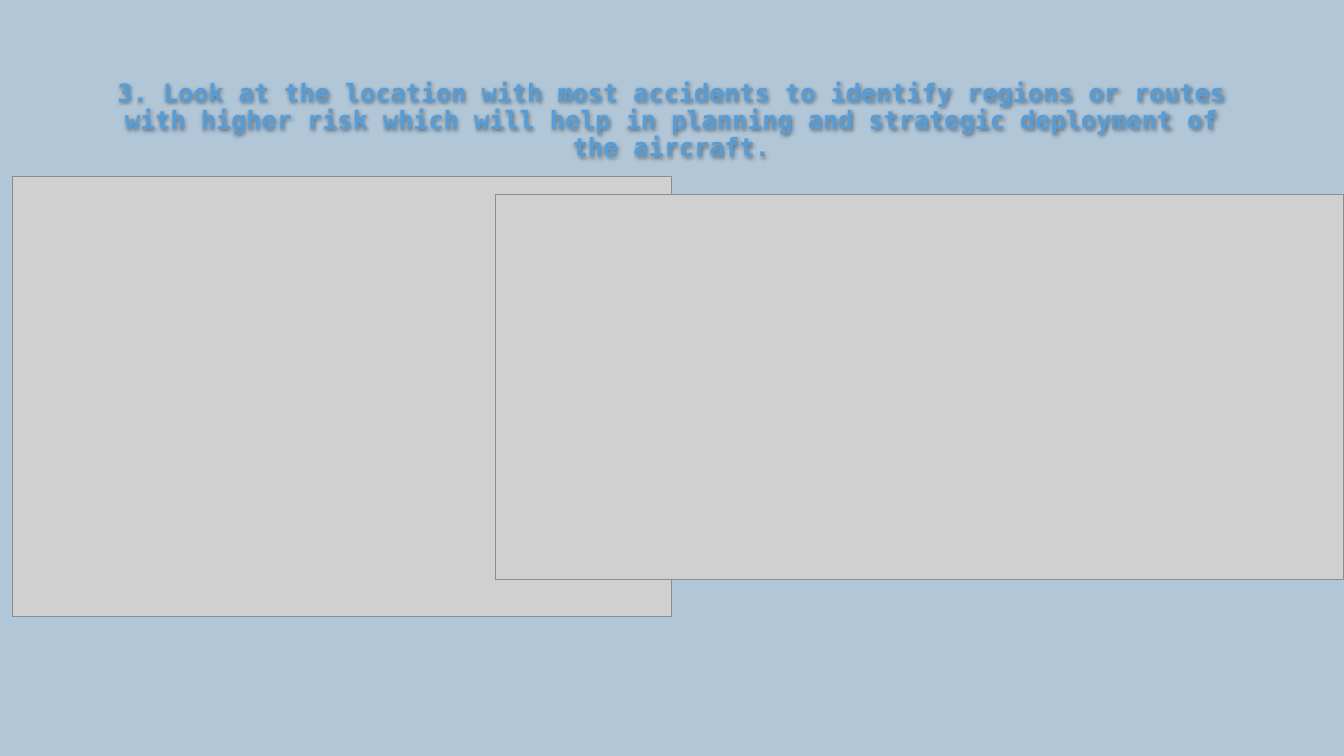
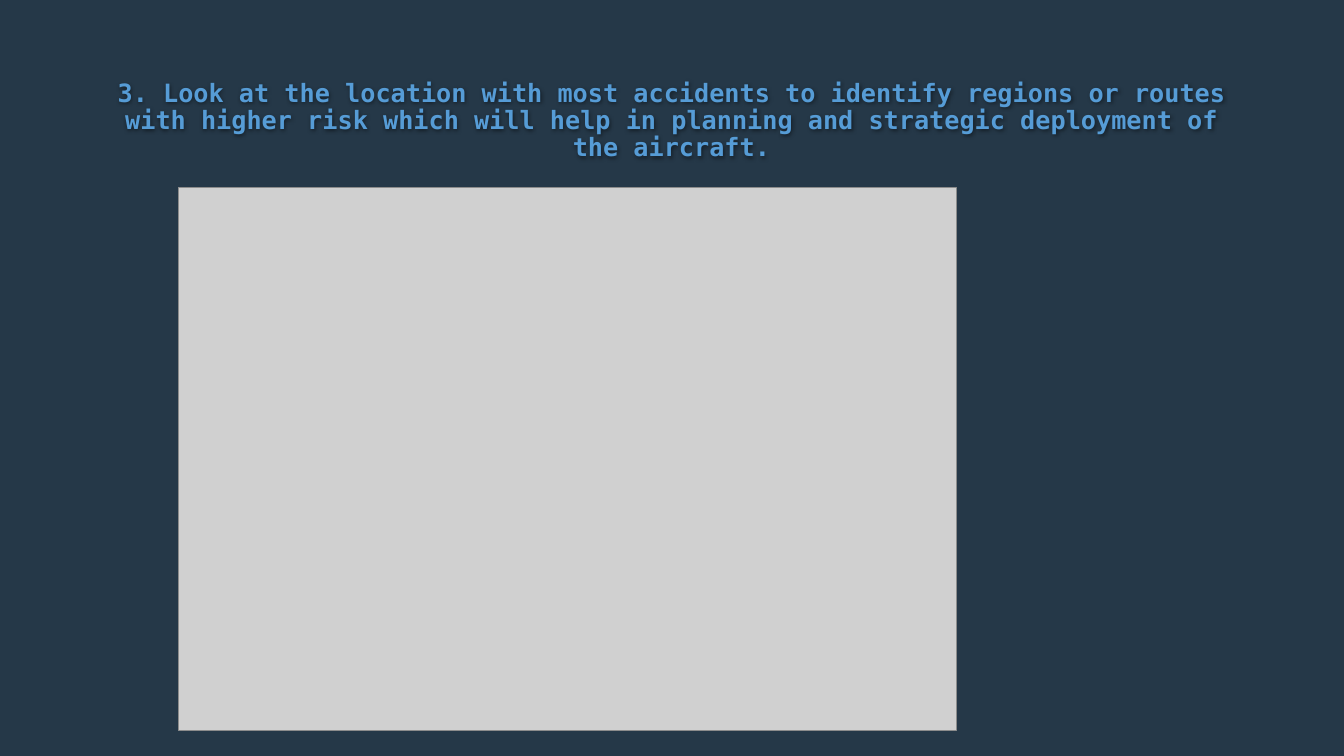
Before and after one commit to EdelLwoyelo/Phase-1-Project-Aircraft-Accident-Analysis, a slide deck: slide 7 of PHASE ONE PROJECT.pptx. Drawn at 1344x756 pixels with LibreOffice and Linux fonts; fonts in the diff are those of the drawing; grey boxes stand for pictures. Boxes give left, top, right and bottom in pixels: in the first picture for what was removed or moved away, otherwise in the second. Text is boxed around its words. In the diff, an @@ line names an element or a change of style, - is before the commit and + after.

```diff
--- a/PHASE ONE PROJECT.pptx
+++ b/PHASE ONE PROJECT.pptx
@@ background #B1C6D7 to #253848 @@
@@ picture: place and size @@
-picture at (13,176,673,617)
+picture at (178,188,957,730)
@@ picture removed at (496,195,1344,580) @@
```
Also in this commit, not shown: 5 other slides changed, 2 other files.
